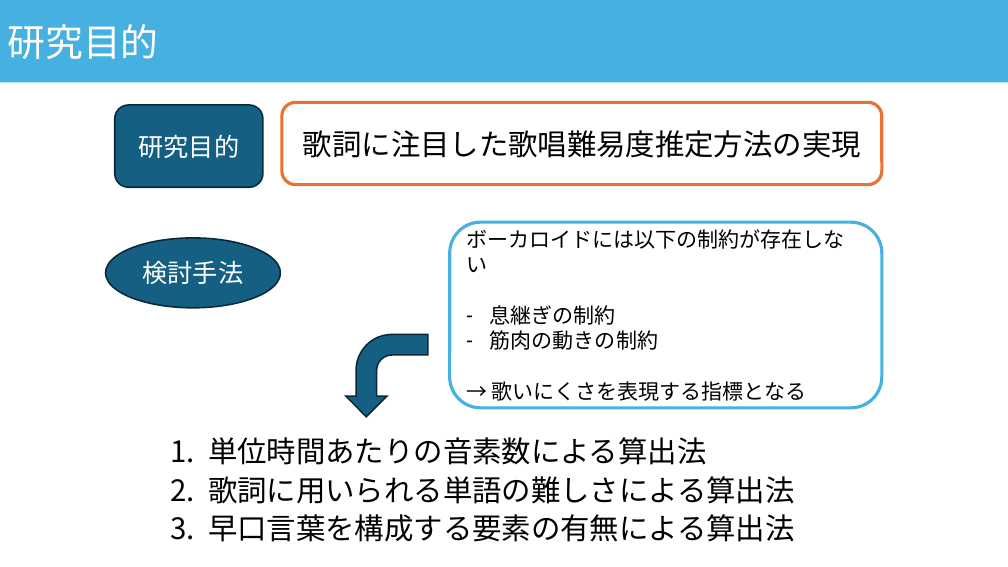
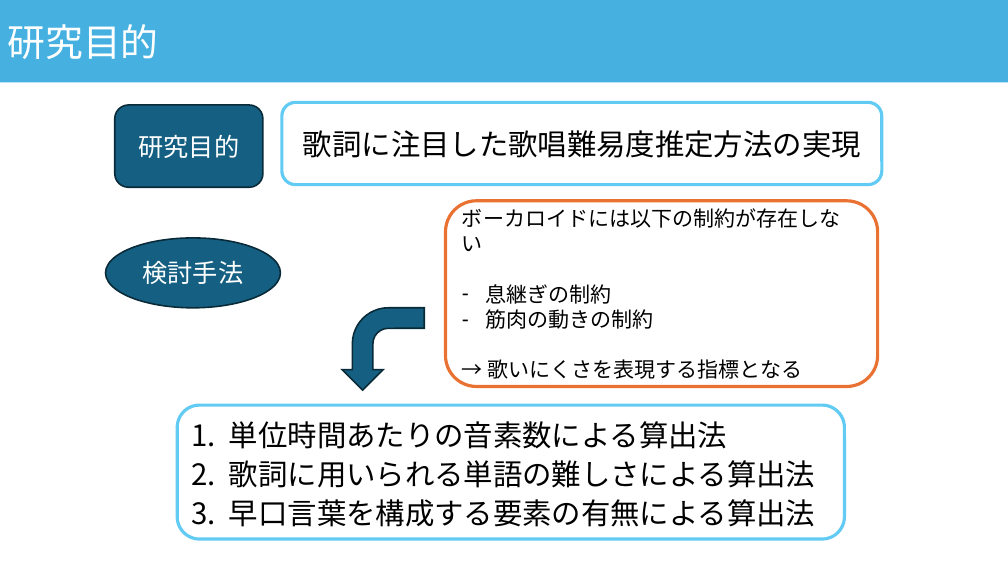
Before and after one commit to asn407/20241221, a slide deck: slide 4 of 年末発表.pptx. Drawn at 1008x567 pixels with LibreOffice and Linux fonts; fonts in the diff are those of the drawing. Boxes give left, top, right and bottom in pixels: in the first picture for what was removed or moved away, otherwise in the second. Text is boxed around its words. In the diff, an @@ line names an element or a change of style, - is before the commit and + after.

Commit message:
docs: スライド4 各手法を青枠で囲む． 研究目的を青枠とし，下枠をオレンジ枠にする．

```diff
--- a/年末発表.pptx
+++ b/年末発表.pptx
@@ rounded rectangle "歌詞に注目した歌唱難易度推定方法の実現" at [282, 102, 882, 185]: outline #E97132 3 pt to #61CBF4 3 pt @@
@@ rounded rectangle "ボーカロイドには以下の制約が存在しない": place and size @@
-rounded rectangle "ボーカロイドには以下の制約が存在しない" at [450, 222, 882, 408]
+rounded rectangle "ボーカロイドには以下の制約が存在しない" at [445, 201, 878, 387]
@@ rounded rectangle "ボーカロイドには以下の制約が存在しない" at [445, 201, 878, 387]: outline #46B1E1 3 pt to #E97132 3 pt @@
@@ bent arrow: place and size @@
-bent arrow at [346, 334, 428, 417]
+bent arrow at [342, 308, 424, 390]
@@ rounded rectangle "単位時間あたりの音素数による算出法": place and size @@
-rounded rectangle "単位時間あたりの音素数による算出法" at [208, 437, 794, 542]
+rounded rectangle "単位時間あたりの音素数による算出法" at [177, 405, 845, 539]
@@ rounded rectangle "単位時間あたりの音素数による算出法" at [177, 405, 845, 539]: vertical alignment top to middle; outline none to #61CBF4 3 pt @@
```
Also in this commit, not shown: 1 other file.
